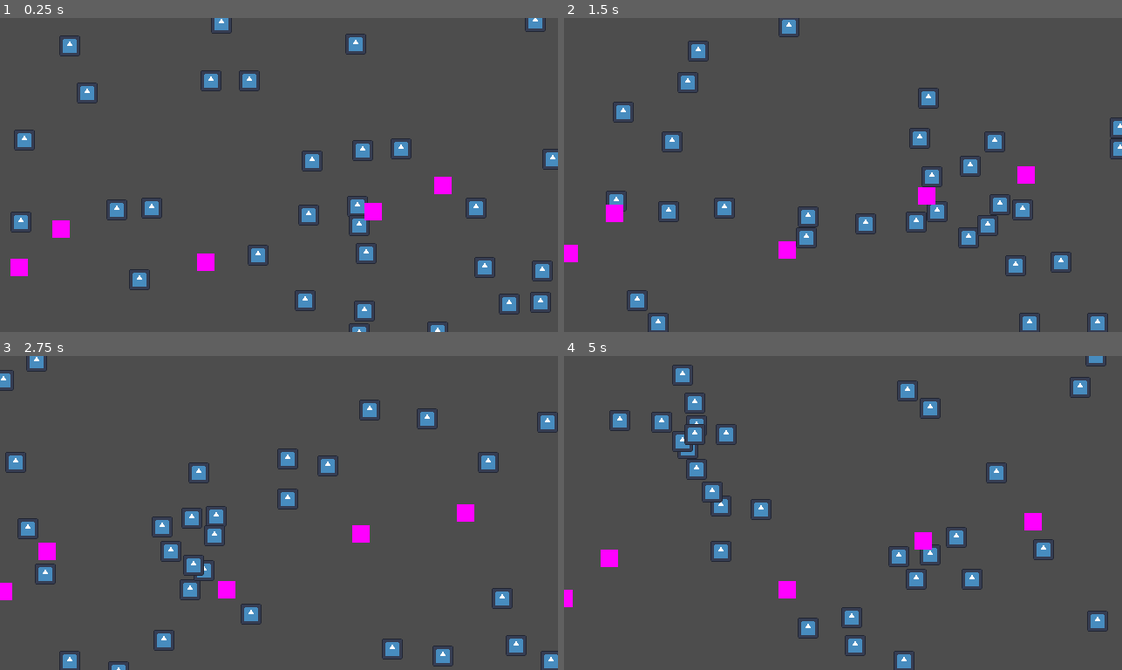
Above: before the commit, frames 1-4 (two rows, left to right).
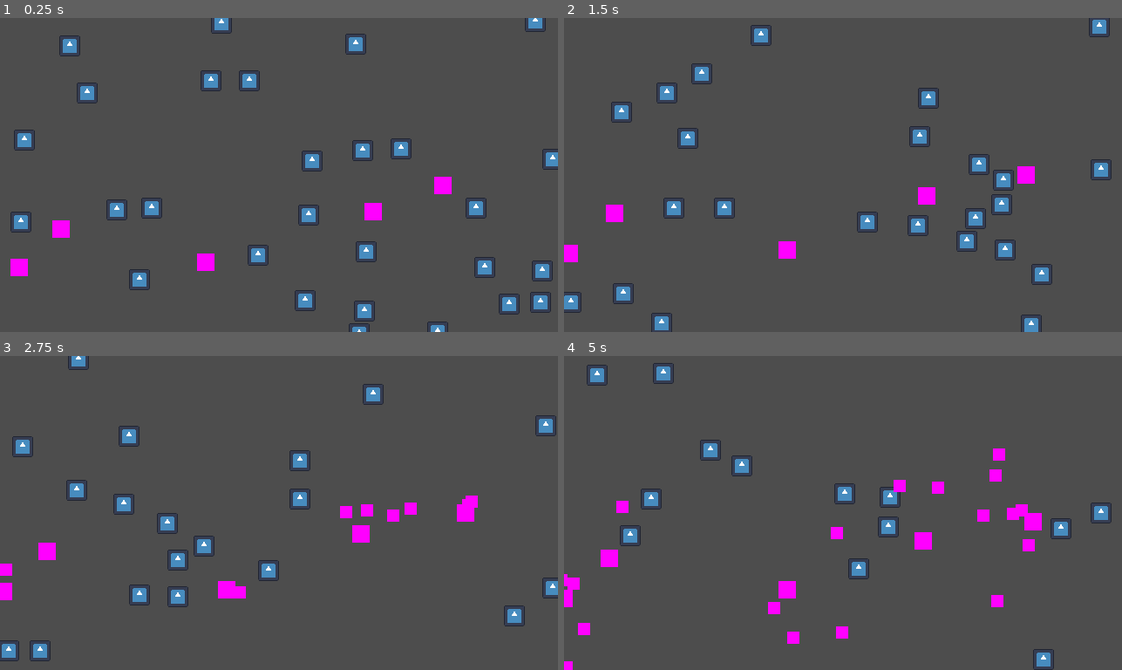
Above: after the commit, the same moments.

Repository: wickworks/jellyfishquarium
Game: Godot game, scene res://main.tscn
The game is run twice, just before and just after one commit, with the same random seed, the same clock (stepped at 60 frames per second) and the same inputs. The engine's default icon, where the game draws it, is replaced by a stand-in: a white triangle on a blue panel in a dark square.
Inputs (mouse positions are in pixels of both pictures, inside the frame that each line leads up to):
- Up to frame 1 (0.25 s): no input
- Up to frame 2 (1.5 s): tap Enter (ui_accept) at 0.5, 0.77 s; move the mouse to (965, 159) at 0.52 s; move the mouse to (731, 190) at 1.27 s
- Up to frame 3 (2.75 s): tap Enter (ui_accept) at 1.52 s; move the mouse to (334, 443) at 2.02 s
- Up to frame 4 (5 s): move the mouse to (815, 575) at 2.77 s; tap Enter (ui_accept) at 3.02, 3.77, 4.52 s; move the mouse to (1010, 560) at 3.52 s; move the mouse to (675, 465) at 4.27 s

The runs differ from the first frame. In frame 1, 0.4% of the frame differs, in the area x 62-68%, y 56-79%; in frame 2, 5.4%; in frame 3, 6.9%; in frame 4, 7.3%, in the area x 0-99%, y 0-100%.

Commit message:
jellyfish eat fish, lay larvae

Diff:
--- a/entity/jellyfish.gd
+++ b/entity/jellyfish.gd
@@ -1,4 +1,10 @@
 extends Node2D
+
+const EAT_DIST:float = 10
+const EAT_TO_LAY_TIME:float = 1.5
+const LAY_MAX:int = 3
+
+const LARVAE_SCENE:PackedScene = preload("res://entity/larvae.tscn")
 
 var velocity: Vector2 = Vector2(randf_range(-1.0, 1.0), 0.0)
 var accel: Vector2 = Vector2(0, 0)
@@ -23,3 +29,20 @@
 	velocity += (velocity.normalized() * drag_force * -1)
 	position += velocity
 	Util.wrap_screen(self)
+
+
+	var all_fish:Array = get_tree().get_nodes_in_group("fish")
+	for fish:Fish in all_fish:
+		var distance := position.distance_to(fish.position)
+		if distance < EAT_DIST:
+			fish.queue_free()
+
+			var eat_tween = create_tween()
+			eat_tween.tween_callback(lay_larvae).set_delay(EAT_TO_LAY_TIME)
+
+
+func lay_larvae() -> void:
+	for i in randi_range(1, LAY_MAX):
+		var larvae:Larvae = LARVAE_SCENE.instantiate()
+		larvae.position = position
+		Main.scene.add_child(larvae)
--- a/entity/jellyfish.tscn
+++ b/entity/jellyfish.tscn
@@ -5,7 +5,7 @@
 [sub_resource type="PlaceholderTexture2D" id="PlaceholderTexture2D_ylfm4"]
 size = Vector2(10, 10)
 
-[node name="Jellyfish" type="Node2D"]
+[node name="Jellyfish" type="Node2D" groups=["jellyfish"]]
 script = ExtResource("1_qx2it")
 
 [node name="Sprite2D" type="Sprite2D" parent="."]
--- /dev/null
+++ b/entity/larvae.gd
@@ -0,0 +1,22 @@
+extends Node2D
+class_name Larvae
+
+var angle:float
+var speed:float
+
+const SPEED_MAX:float = .5
+
+const WAVER_TIME:float = 1.5
+
+
+func _ready() -> void:
+	angle = randf_range(0, TAU)
+	speed = randf_range(SPEED_MAX * .5, SPEED_MAX)
+
+	var waver_tween = create_tween().set_trans(Tween.TRANS_SINE).set_ease(Tween.EASE_IN_OUT).set_loops()
+	waver_tween.tween_property(self, 'angle', angle - PI * .5, WAVER_TIME)
+	waver_tween.tween_property(self, 'angle', angle + PI * .5, WAVER_TIME)
+	waver_tween.tween_property(self, 'angle', angle, WAVER_TIME)
+
+func _process(delta: float) -> void:
+	position += Util.vector_from_angle(speed, angle)
--- a/entity/larvae.tscn
+++ b/entity/larvae.tscn
@@ -1,3 +1,12 @@
-[gd_scene format=3 uid="uid://dt4di6qmykoj5"]
+[gd_scene load_steps=3 format=3 uid="uid://dt4di6qmykoj5"]
 
-[node name="Larvae" type="Node2D"]
+[ext_resource type="Script" path="res://entity/larvae.gd" id="1_wdpnc"]
+
+[sub_resource type="PlaceholderTexture2D" id="PlaceholderTexture2D_ye0qp"]
+
+[node name="Larvae" type="Node2D" groups=["larvae"]]
+script = ExtResource("1_wdpnc")
+
+[node name="Sprite2D" type="Sprite2D" parent="."]
+scale = Vector2(7, 7)
+texture = SubResource("PlaceholderTexture2D_ye0qp")
--- a/main.gd
+++ b/main.gd
@@ -1,5 +1,7 @@
 extends Node2D
 class_name Main
+
+static var scene:Main
 
 const FISH_SCENE:PackedScene = preload("res://entity/fish.tscn")
 const JELLYFISH_SCENE:PackedScene = preload("res://entity/jellyfish.tscn")
@@ -9,6 +11,8 @@
 static var mouse_position:Vector2
 
 func _ready() -> void:
+	Main.scene = self
+
 	var screen_size := get_viewport().get_visible_rect().size
 	for i in STARTING_FISH:
 		var fish:Fish = FISH_SCENE.instantiate()
--- a/project.godot
+++ b/project.godot
@@ -31,6 +31,8 @@
 [global_group]
 
 fish=""
+jellyfish=""
+larvae=""
 
 [rendering]
 
